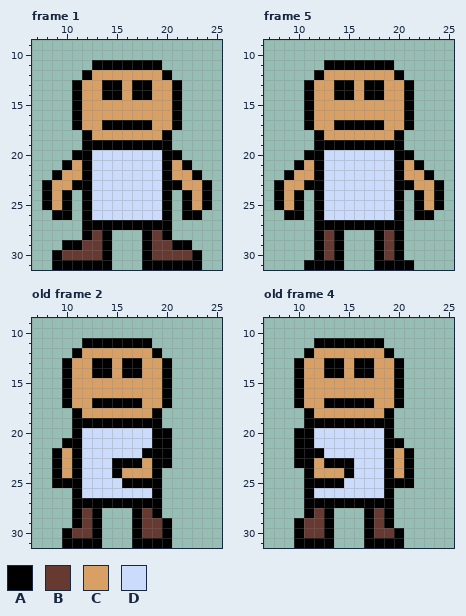
A pixel-art file gets an edit: LD35/impact/media/base.ase. Above: the version before the commit.
32x32 pixels, 5 frames. Shown: frame 1: x 7..25, y 9..31; frame 5: x 7..25, y 9..31; old frame 2: x 7..25, y 9..31; old frame 4: x 7..25, y 9..31. The commit also changed other frames, which this record leaves out.
Palette (. is transparent): A #000000  B #663931  C #d9a066  D #cbdbfc
Pixels before, frame 1, first column x 8:
11 .....AAAAAAA.....
12 ....ACCCCCCCA....
13 ...ACCAACAACCA...
14 ...ACCAACAACCA...
15 ...ACCCCCCCCCA...
16 ...ACCCCCCCCCA...
17 ...ACCAAAAACCA...
18 ....ACCCCCCCA....
19 ....AAAAAAAAA....
20 ...AADDDDDDDAA...
21 ..ACADDDDDDDACA..
22 .ACCADDDDDDDACCA.
23 ACCAADDDDDDDAACCA
24 ACA.ADDDDDDDA.ACA
25 ACA.ADDDDDDDA.ACA
26 .AA.ADDDDDDDA.AA.
27 ....AAAAAAAAA....
28 ....ABA...ABA....
29 ..AABBA...ABBAA..
30 .ABBBBA...ABBBBA.
31 .AAAAAA...AAAAAA.
Pixels before, frame 5, first column x 8:
11 .....AAAAAAA.....
12 ....ACCCCCCCA....
13 ...ACCAACAACCA...
14 ...ACCAACAACCA...
15 ...ACCCCCCCCCA...
16 ...ACCCCCCCCCA...
17 ...ACCAAAAACCA...
18 ....ACCCCCCCA....
19 ....AAAAAAAAA....
20 ...AADDDDDDDAA...
21 ..ACADDDDDDDACA..
22 .ACCADDDDDDDACCA.
23 ACCAADDDDDDDAACCA
24 ACA.ADDDDDDDA.ACA
25 ACA.ADDDDDDDA.ACA
26 .AA.ADDDDDDDA.AA.
27 ....AAAAAAAAA....
28 ....ABA...ABA....
29 ....ABA...ABA....
30 ....ABA...ABA....
31 ...AAAA...AAAA...
Pixels before, old frame 2, first column x 9:
11 ...AAAAAAA..
12 ..ACCCCCCCA.
13 .ACCAACAACCA
14 .ACCAACAACCA
15 .ACCCCCCCCCA
16 .ACCCCCCCCCA
17 .ACCAAAAACCA
18 ..ACCCCCCCA.
19 ..AAAAAAAAA.
20 ..ADDDDDDDAA
21 .AADDDDDDDAA
22 ACADDDDDDAAA
23 ACADDDAAACAA
24 ACADDDACCCA.
25 AAADDDDAAAA.
26 ..ADDDDDDDA.
27 ..AAAAAAAAA.
28 ..ABA...ABA.
29 ..ABA...ABBA
30 .ABBA...ABBA
31 .AAAA...AAAA
Pixels before, old frame 4, first column x 10:
11 ..AAAAAAA...
12 .ACCCCCCCA..
13 ACCAACAACCA.
14 ACCAACAACCA.
15 ACCCCCCCCCA.
16 ACCCCCCCCCA.
17 ACCAAAAACCA.
18 .ACCCCCCCA..
19 .AAAAAAAAA..
20 AADDDDDDDA..
21 AADDDDDDDAA.
22 AAADDDDDDACA
23 AACAAADDDACA
24 .ACCCADDDACA
25 .AAAADDDDAAA
26 .ADDDDDDDA..
27 .AAAAAAAAA..
28 .ABA...ABA..
29 ABBA...ABA..
30 ABBA...ABBA.
31 AAAA...AAAA.
After the commit:
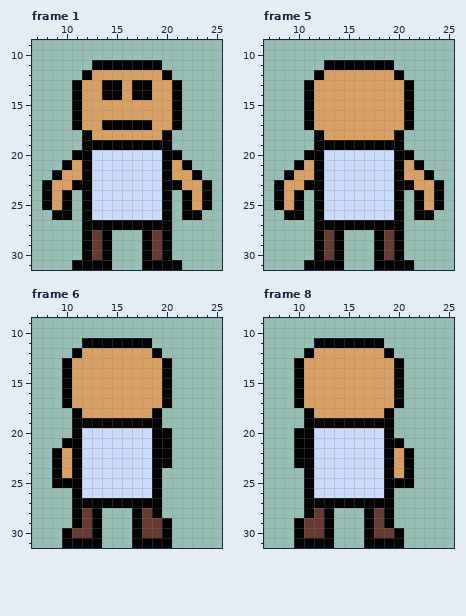
A new or re-ordered frame is compared with the old frame closest to it.
Commit: Basic Anims
The edit:
{"change": "frames 5 -> 12"}
{"where": "frame 1, layer \"Layer 1\""}
{"frame":1,"y":29,"x":10,"old":"AAB","new":"..A"}
{"frame":1,"y":29,"x":20,"old":"BAA","new":"A.."}
{"frame":1,"y":30,"x":9,"old":"ABBB","new":"...A"}
{"frame":1,"y":30,"x":20,"old":"BBBA","new":"A..."}
{"frame":1,"y":31,"x":9,"old":"AA","new":".."}
{"frame":1,"y":31,"x":22,"old":"AA","new":".."}
{"where": "frame 5, layer \"Layer 1\""}
{"frame":5,"y":13,"x":14,"old":"AA","new":"CC"}
{"frame":5,"y":13,"x":17,"old":"AA","new":"CC"}
{"frame":5,"y":14,"x":14,"old":"AA","new":"CC"}
{"frame":5,"y":14,"x":17,"old":"AA","new":"CC"}
{"frame":5,"y":17,"x":14,"old":"AAAAA","new":"CCCCC"}
{"where": "frame 6 is new; against old frame 2, layer \"Layer 1\""}
{"frame":6,"y":13,"x":13,"old":"AA","new":"CC"}
{"frame":6,"y":13,"x":16,"old":"AA","new":"CC"}
{"frame":6,"y":14,"x":13,"old":"AA","new":"CC"}
{"frame":6,"y":14,"x":16,"old":"AA","new":"CC"}
{"frame":6,"y":17,"x":13,"old":"AAAAA","new":"CCCCC"}
{"frame":6,"y":22,"x":18,"old":"A","new":"D"}
{"frame":6,"y":23,"x":15,"old":"AAAC","new":"DDDD"}
{"frame":6,"y":24,"x":15,"old":"ACCC","new":"DDDD"}
{"frame":6,"y":25,"x":16,"old":"AAA","new":"DDD"}
{"where": "frame 8 is new; against old frame 4, layer \"Layer 1\""}
{"frame":8,"y":13,"x":13,"old":"AA","new":"CC"}
{"frame":8,"y":13,"x":16,"old":"AA","new":"CC"}
{"frame":8,"y":14,"x":13,"old":"AA","new":"CC"}
{"frame":8,"y":14,"x":16,"old":"AA","new":"CC"}
{"frame":8,"y":17,"x":13,"old":"AAAAA","new":"CCCCC"}
{"frame":8,"y":22,"x":12,"old":"A","new":"D"}
{"frame":8,"y":23,"x":12,"old":"CAAA","new":"DDDD"}
{"frame":8,"y":24,"x":12,"old":"CCCA","new":"DDDD"}
{"frame":8,"y":25,"x":12,"old":"AAA","new":"DDD"}
